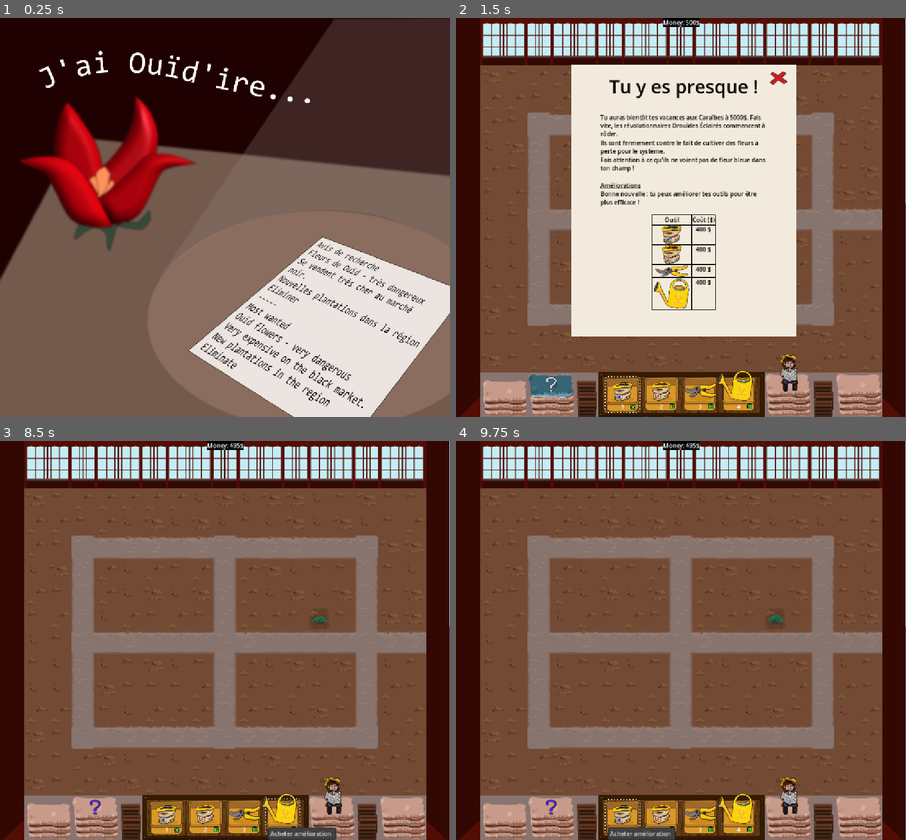
Above: before the commit, frames 1-4 (two rows, left to right).
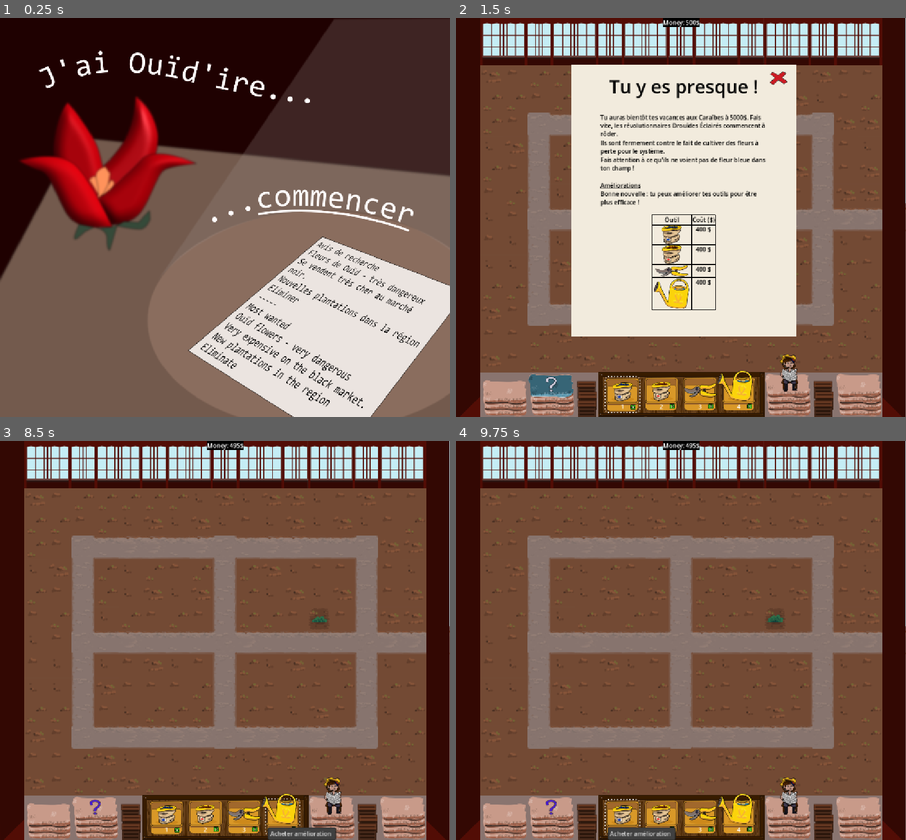
Above: after the commit, the same moments.

Repository: serrureriehurluberlesque/EGJ2025
Game: Godot game, scene res://scenes/menu/start.tscn
Same seed, same stepped clock (60 frames per second), same inputs: the game is played once before the commit and once after it. This scene is started directly instead of the project's main scene.
Inputs (mouse positions are in pixels of both pictures, inside the frame that each line leads up to):
- Up to frame 1 (0.25 s): no input
- Up to frame 2 (1.5 s): click (766, 209) at 0.52 s; click (550, 385) at 1.25 s
- Up to frame 3 (8.5 s): tap Enter at 2 s; move the mouse to (324, 620) at 2.02 s; hold C (cut_mode) 2.03-2.75 s; click (324, 620) at 2.17 s; click "1" at 2.75 s; click (166, 828) at 3.5 s; click "2" at 4.25 s; click (207, 828) at 5 s; click "3" at 5.75 s; click (243, 828) at 6.5 s; click "4" at 7.25 s; click (283, 828) at 8 s
- Up to frame 4 (9.75 s): click "1" at 8.75 s; click (622, 828) at 9.5 s

The runs differ from the first frame. In frame 1, 0.8% of the frame differs, in the area x 47-92%, y 43-54%; in frame 2, nothing differs; in frame 3, less than 0.1%; in frame 4, nothing differs.

Commit message:
start button

Diff:
--- a/egj2025/scenes/menu/start.gd
+++ b/egj2025/scenes/menu/start.gd
@@ -1,5 +1,4 @@
 extends TextureRect
 
-func _unhandled_input(event: InputEvent) -> void:
-	if event.is_pressed():
-		get_tree().change_scene_to_file("res://scenes/world/world.tscn")
+func _on_start_button_pressed() -> void:
+	get_tree().change_scene_to_file("res://scenes/world/world.tscn")
--- a/egj2025/scenes/menu/start.tscn
+++ b/egj2025/scenes/menu/start.tscn
@@ -1,7 +1,8 @@
-[gd_scene load_steps=3 format=3 uid="uid://dbl5cst233y8e"]
+[gd_scene load_steps=4 format=3 uid="uid://b5r4k747kchl"]
 
 [ext_resource type="Script" uid="uid://dlymwmgguxm5e" path="res://scenes/menu/start.gd" id="1_4hqgu"]
 [ext_resource type="Texture2D" uid="uid://boxhrkagkjhxg" path="res://scenes/menu/assets/TitleScreen.png" id="1_ci5k1"]
+[ext_resource type="Texture2D" uid="uid://1gyvxdh2gqcu" path="res://scenes/menu/assets/TitleScreen_Commencer.png" id="3_le6wa"]
 
 [node name="Start" type="TextureRect"]
 anchors_preset = 15
@@ -11,3 +12,14 @@
 grow_vertical = 2
 texture = ExtResource("1_ci5k1")
 script = ExtResource("1_4hqgu")
+
+[node name="StartButton" type="TextureButton" parent="."]
+layout_mode = 0
+offset_left = 634.0
+offset_top = 464.0
+offset_right = 1185.0
+offset_bottom = 578.0
+mouse_default_cursor_shape = 2
+texture_normal = ExtResource("3_le6wa")
+
+[connection signal="pressed" from="StartButton" to="." method="_on_start_button_pressed"]
Binary file added: egj2025/scenes/menu/assets/TitleScreen_Commencer.png
Not shown, added: egj2025/scenes/menu/assets/TitleScreen_Commencer.png.import
